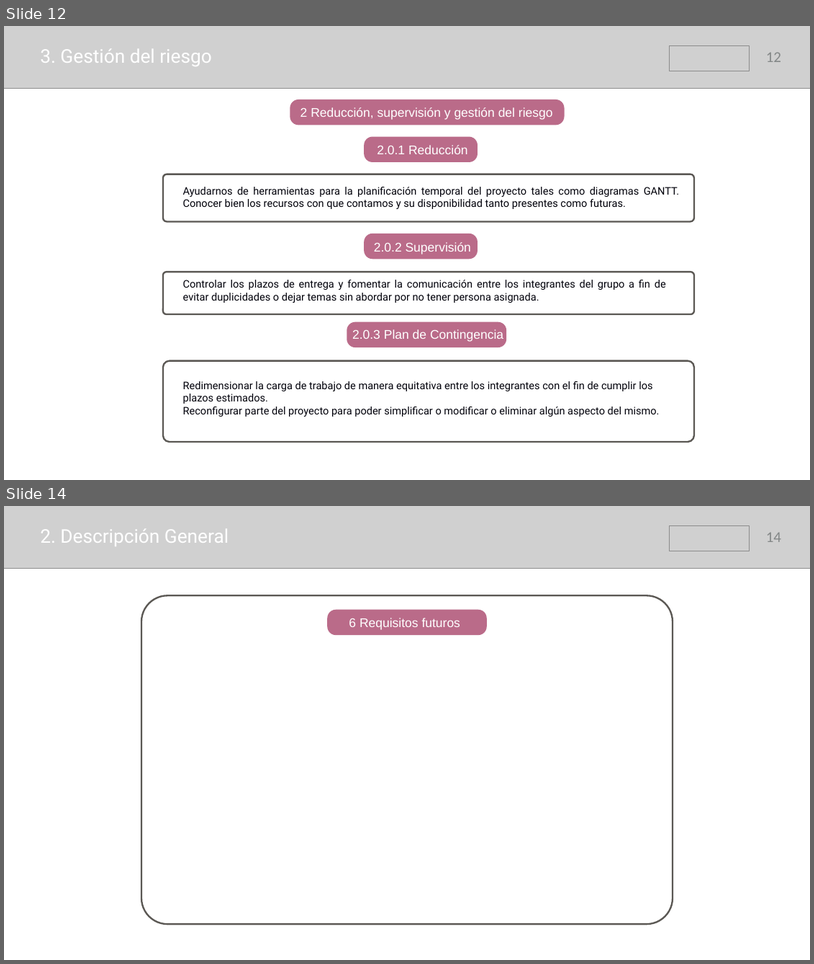
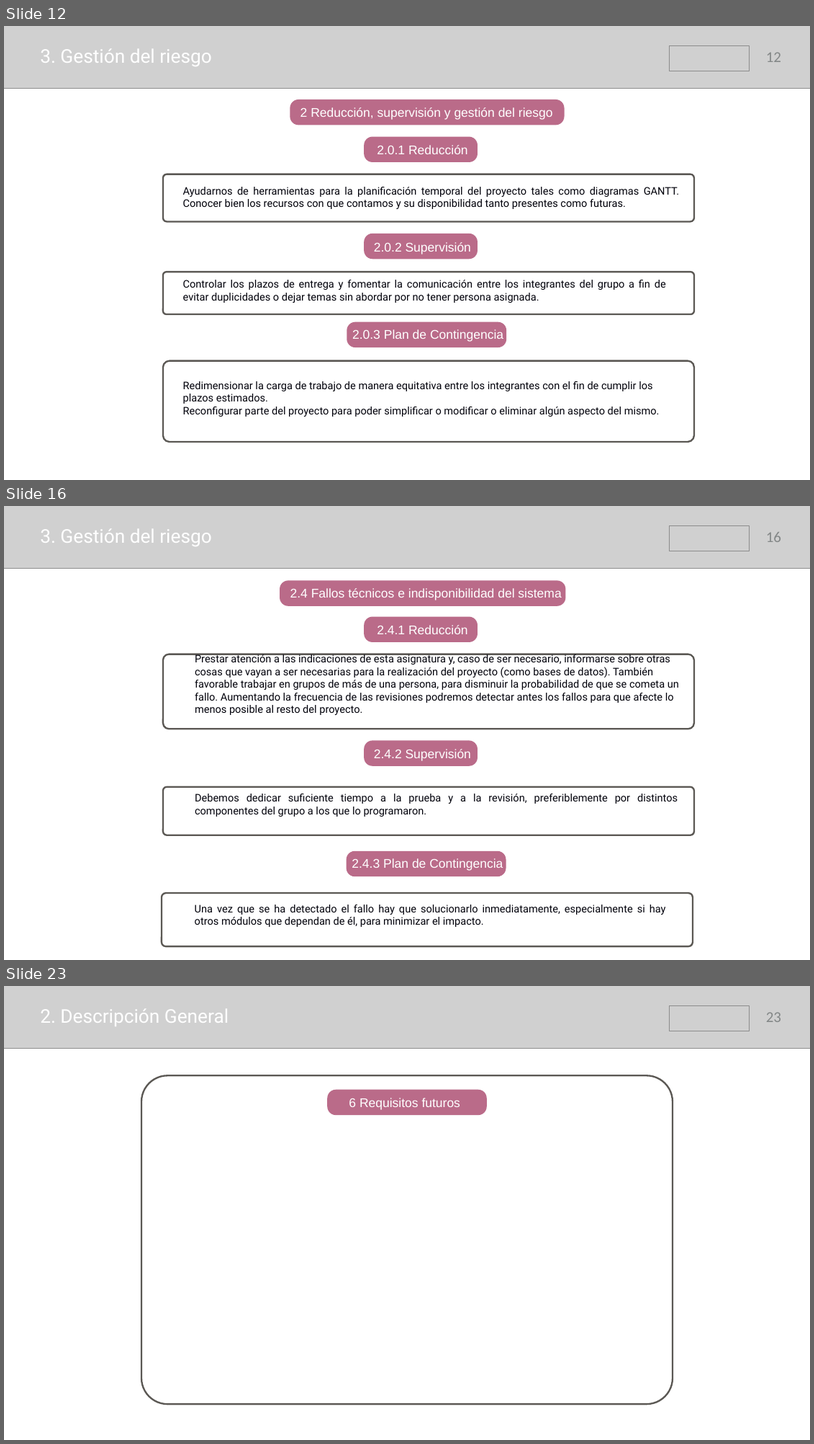
Before and after one commit to samusolo/iDoctor, a slide deck: Plan de proyecto.pptx. Shown one above the other, each under a label of ours: slides 12 and 14 before the commit, slides 12, 16 and 23 after it; the slides between them are not shown. The pictures are 814x964 and 814x1444 pixels, drawn with LibreOffice and Linux fonts; fonts in the diff are those of the drawing; grey boxes stand for pictures. Boxes give left, top, right and bottom in pixels: in the first picture for what was removed or moved away, otherwise in the second. Text is boxed around its words. In the diff, an @@ line names an element or a change of style, - is before the commit and + after.

```diff
--- a/Plan de proyecto.pptx
+++ b/Plan de proyecto.pptx
@@ slide 16 added at (4, 506, 810, 960), background #FFFFFF @@
@@ picture added at (4, 506, 810, 568) @@
@@ picture added at (669, 525, 749, 551) @@
@@ text added at (40, 529, 211, 546), 45 pt, text #FFFFFF @@
+3. Gestión del riesgo
@@ page number added at (766, 532, 782, 542), 36 pt, text #838787 @@
+16
@@ rounded rectangle added at (280, 580, 566, 606), fill #BA6B89 @@
@@ text added at (291, 588, 561, 600), 30 pt, text #FFFFFF @@
+  2.4 Fallos técnicos e indisponibilidad del sistema
@@ rounded rectangle added at (364, 617, 478, 642), fill #BA6B89 @@
@@ text added at (377, 625, 468, 634), 30 pt, text #FFFFFF @@
+  2.4.1 Reducción
@@ rounded rectangle added at (163, 654, 694, 729), outline #5B5854 4 pt @@
@@ text added at (195, 653, 679, 715), 25 pt, text #00000A @@
+Prestar atención a las indicaciones de esta asignatura y, caso de ser necesario, informarse sobre otras cosas que vayan a ser necesarias para la realización del proyecto (como bases de datos). También favorable trabajar en grupos de más de una persona, para disminuir la probabilidad de que se cometa un fallo. Aumentando la frecuencia de las revisiones podremos detectar antes los fallos para que afecte lo menos posible al resto del proyecto.
@@ rounded rectangle added at (364, 740, 478, 766), fill #BA6B89 @@
@@ text added at (374, 749, 471, 761), 30 pt, text #FFFFFF @@
+  2.4.2 Supervisión
@@ rounded rectangle added at (163, 787, 694, 835), outline #5B5854 4 pt @@
@@ text added at (195, 793, 678, 816), 25 pt, text #00000A @@
+Debemos dedicar suficiente tiempo a la prueba y a la revisión, preferiblemente por distintos componentes del grupo a los que lo programaron.
@@ rounded rectangle added at (346, 851, 506, 876), fill #BA6B89 @@
@@ text added at (352, 858, 503, 870), 30 pt, text #FFFFFF @@
+  2.4.3 Plan de Contingencia
@@ rounded rectangle added at (162, 893, 693, 946), outline #5B5854 4 pt @@
@@ text added at (195, 904, 666, 926), 25 pt, text #00000A @@
+Una vez que se ha detectado el fallo hay que solucionarlo inmediatamente, especialmente si hay otros módulos que dependan de él, para minimizar el impacto.
@@ what was slide 14 is now slide 23 @@
@@ page number at (766, 1012, 782, 1022): text changed @@
-14
+23
```
Also in this commit, not shown: 3 slides changed, 8 other slides added.
